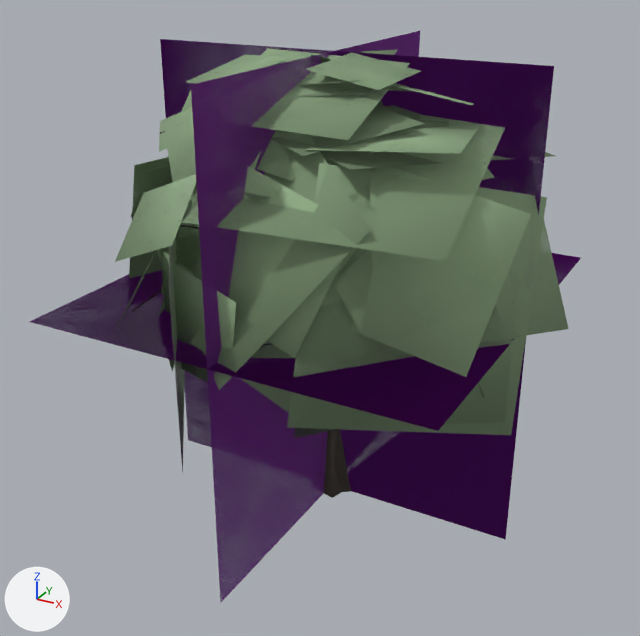
What one commit did to the glTF model data/models/board/vegetation/tree-forked.glb.
The view is the same before and after, from a camera (50 mm lens) standing at (25.1, -47.3, 36.5) and looking at (-0.7, -0.5, 13.1). Every picture has the same lights, and +X, +Y and +Z are marked at lower left. The first picture is the older version. Where no turn or scale is listed for an object, it has been applied to the vertices. Vertices at exactly the same position are counted once.

Before the edit, the objects in view are built like this:
```python
ob_tree_forked_lod0_001 = bpy.data.objects.new('tree-forked-lod0.001', me_tree_forked_lod0)
ob_tree_forked_lod0_001.location = (0.0, 0.0, 0.0)
ob_tree_forked_lod1_001 = bpy.data.objects.new('tree-forked-lod1.001', me_tree_forked_lod1)
ob_tree_forked_lod1_001.location = (0.0, 0.0, 0.0)
ob_tree_forked_lod2_001 = bpy.data.objects.new('tree-forked-lod2.001', me_tree_forked_lod2)
ob_tree_forked_lod2_001.location = (0.0, 0.0, 0.0)
ob_tree_forked_lod3_001 = bpy.data.objects.new('tree-forked-lod3.001', me_tree_forked_lod3)
ob_tree_forked_lod3_001.location = (0.0, 0.0, 0.0)
```
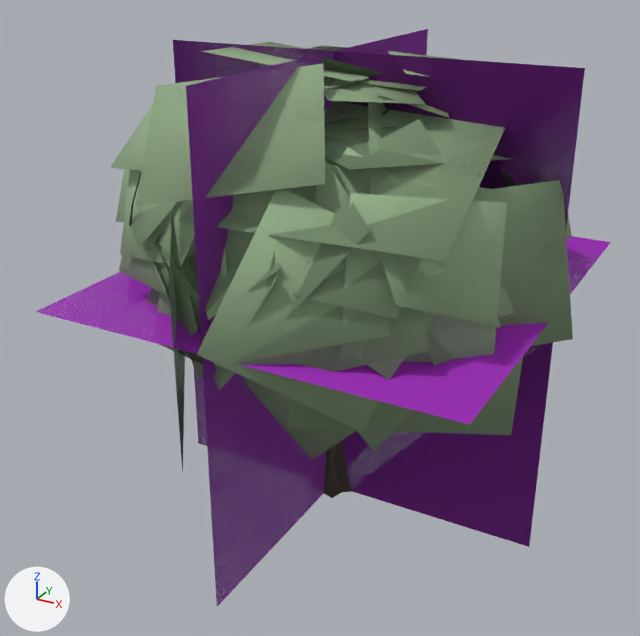
The change, as a list of edits to the scene's bpy script:
```text
Change me_tree_forked_lod0:
    remove me_tree_forked_lod0.from_pydata(...)  # 1431 vertices, 1236 faces; spans x -12.7..12.9, y -13.9..12.7, z 0.0..30.0
    add me_tree_forked_lod0.from_pydata(...)  # 1322 vertices, 1258 faces; spans x -11.7..14.5, y -14.3..14.1, z 0.0..30.0
    me_tree_forked_lod0 part 1: 215 loose pieces with 947 vertices, spanning x -12.7..12.9, y -13.9..12.7, z 8.6..30.0, are deleted
    me_tree_forked_lod0 part 2: 7 vertices moved within x -5.5..3.5, y -7.2..2.4, z 10.2..17.0; 177 vertices removed from x -10.8..10.2, y -12.0..11.4, z 3.9..29.8; 1015 vertices added at x -11.7..14.5, y -14.3..14.1, z 4.0..30.0
    other edits to the shape of me_tree_forked_lod0 do not show in these pictures
Change me_tree_forked_lod1:
    remove me_tree_forked_lod1.from_pydata(...)  # 352 vertices, 260 faces; spans x -9.5..14.9, y -12.9..13.8, z 0.0..30.0
    add me_tree_forked_lod1.from_pydata(...)  # 355 vertices, 272 faces; spans x -9.1..15.7, y -15.2..14.4, z 0.0..30.0
    me_tree_forked_lod1 part 3: the loose piece of 4 vertices spanning x 4.6..9.9, y -11.5..-3.9, z 14.7..23.8 is rebuilt with 4 vertices and now spans x 4.6..9.4, y -11.6..-5.5, z 14.3..22.0
    me_tree_forked_lod1 part 4: the loose piece of 4 vertices spanning x -5.5..3.9, y -3.2..6.2, z 27.2..29.2 is rebuilt with 4 vertices and now spans x -7.9..2.9, y -7.5..3.3, z 27.3..28.9
    me_tree_forked_lod1 part 5: the loose piece of 4 vertices spanning x 6.5..13.3, y -10.1..-2.2, z 11.1..20.4 is rebuilt with 4 vertices and now spans x 4.1..10.4, y -10.1..-2.7, z 10.3..19.2
    me_tree_forked_lod1 part 6: the loose piece of 4 vertices spanning x -2.7..6.7, y -12.4..-9.4, z 16.5..25.4 is rebuilt with 4 vertices and now spans x -2.7..7.1, y -11.2..-9.0, z 14.3..24.0
    me_tree_forked_lod1 part 7: the loose piece of 4 vertices spanning x 4.0..13.9, y -9.8..-5.4, z 16.1..25.4 is rebuilt with 4 vertices and now spans x 6.3..13.1, y -12.4..-4.8, z 16.0..24.9
    me_tree_forked_lod1 part 8: the loose piece of 4 vertices spanning x 7.1..14.9, y -6.8..4.7, z 14.9..24.3 is rebuilt with 4 vertices and now spans x 7.0..15.7, y -6.5..0.1, z 14.7..24.1
    me_tree_forked_lod1 part 9: the loose piece of 4 vertices spanning x -6.7..4.6, y -6.9..4.2, z 27.9..29.8 is rebuilt with 4 vertices and now spans x -7.7..2.6, y -3.9..6.4, z 28.4..30.0
    me_tree_forked_lod1 part 10: 29 loose pieces with 120 vertices, spanning x -9.0..12.1, y -12.9..11.1, z 5.7..29.5, are deleted
    me_tree_forked_lod1 part 11: 1 vertex moved within x -0.1, y 0.4, z 4.3; 96 vertices removed from x -9.5..12.2, y -9.3..10.4, z 0.0..30.0; 201 vertices added at x -9.1..14.5, y -15.2..14.4, z 0.0..29.8
    other edits to the shape of me_tree_forked_lod1 do not show in these pictures
Change me_tree_forked_lod3:
    remove me_tree_forked_lod3.from_pydata(...)  # 12 vertices, 6 faces; spans x -12.7..12.9, y -13.9..12.7, z 0.0..30.0
    add me_tree_forked_lod3.from_pydata(...)  # 12 vertices, 6 faces; spans x -11.7..14.5, y -14.3..14.1, z 0.0..30.0
    me_tree_forked_lod3 part 12
    me_tree_forked_lod3.vertices[0].co: (-12.7, 0.0, 0.0) -> (-11.7, 0.0, 0.0)  # pixel (188, 440) -> pixel (198, 443)
    me_tree_forked_lod3.vertices[1].co: (12.9, 0.0, 0.0) -> (14.5, 0.0, 0.0)  # pixel (505, 539) -> pixel (529, 546)
    me_tree_forked_lod3.vertices[2].co: (12.9, 0.0, 30.0) -> (14.5, 0.0, 30.0)  # pixel (554, 66) -> pixel (584, 68)
    me_tree_forked_lod3.vertices[3].co: (-12.7, 0.0, 30.0) -> (-11.7, 0.0, 30.0)  # pixel (160, 39) -> pixel (172, 39)
    me_tree_forked_lod3.vertices[4].co: (0.0, -13.9, 0.0) -> (0.0, -14.3, 0.0)  # pixel (220, 603) -> pixel (216, 607)
    me_tree_forked_lod3.vertices[5].co: (0.0, 12.7, 0.0) -> (0.0, 14.1, 0.0)
    me_tree_forked_lod3.vertices[6].co: (0.0, 12.7, 30.0) -> (0.0, 14.1, 30.0)  # pixel (420, 30) -> pixel (427, 28)
    me_tree_forked_lod3.vertices[7].co: (0.0, -13.9, 30.0) -> (0.0, -14.3, 30.0)  # pixel (190, 84) -> pixel (185, 85)
    me_tree_forked_lod3.vertices[8].co: (-12.7, -13.9, 15.5) -> (-11.7, -14.3, 16.5)  # pixel (29, 321) -> pixel (34, 311)
    me_tree_forked_lod3.vertices[9].co: (12.9, -13.9, 15.5) -> (14.5, -14.3, 16.5)  # pixel (438, 430) -> pixel (469, 424)
    me_tree_forked_lod3.vertices[10].co: (12.9, 12.7, 15.5) -> (14.5, 14.1, 16.5)  # pixel (581, 257) -> pixel (610, 242)
    me_tree_forked_lod3.vertices[11].co: (-12.7, 12.7, 15.5) -> (-11.7, 14.1, 16.5)
```

Boxes (x1, y1, x2, y2) around the edits, measured in the pictures (640 x 636 px):
'tree-forked-lod3.001', reshaped: before (30, 31, 581, 603); after (35, 29, 611, 606)
'tree-forked-lod1.001', reshaped (14% wider): before (187, 48, 569, 492); after (136, 42, 573, 492)
'tree-forked-lod0.001', reshaped (mostly hidden): before (112, 52, 529, 498); after (110, 46, 572, 498)
part 1 of me_tree_forked_lod0, deleted: before (112, 52, 529, 383)
part 2 of me_tree_forked_lod0, built on (mostly hidden): before (180, 96, 346, 467); after (110, 46, 572, 466)
part 3 of me_tree_forked_lod1, rebuilt (mostly hidden): before (309, 211, 451, 355); after (306, 256, 334, 302)
part 4 of me_tree_forked_lod1, rebuilt (not visible before): after (231, 74, 368, 104)
part 5 of me_tree_forked_lod1, rebuilt (mostly hidden afterwards): before (363, 269, 519, 426); after (316, 412, 401, 432)
part 6 of me_tree_forked_lod1, rebuilt (not visible afterwards): before (188, 165, 343, 358)
part 7 of me_tree_forked_lod1, rebuilt (20% narrower, 19% shorter): before (322, 167, 531, 377); after (340, 193, 507, 362)
part 8 of me_tree_forked_lod1, rebuilt: before (441, 176, 569, 342); after (469, 180, 573, 346)
part 9 of me_tree_forked_lod1, rebuilt (18% shorter): before (227, 49, 398, 97); after (202, 42, 369, 81)
part 10 of me_tree_forked_lod1, deleted (mostly hidden): before (187, 52, 535, 420)
part 11 of me_tree_forked_lod1, built on (mostly hidden before): before (200, 48, 494, 492); after (136, 63, 533, 492)
